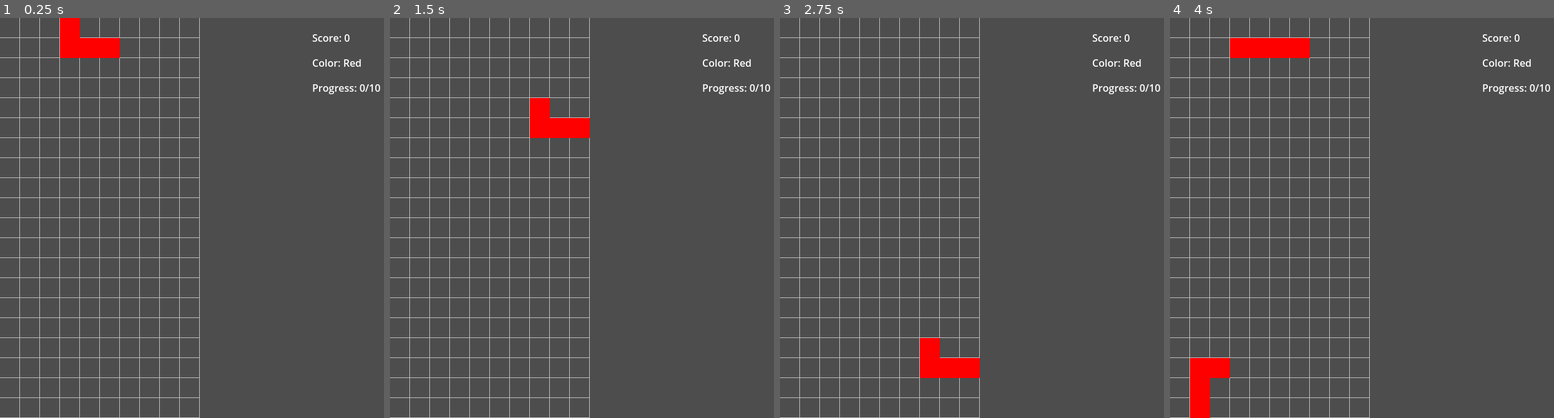
Above: before the commit, frames 1-4 (left to right).
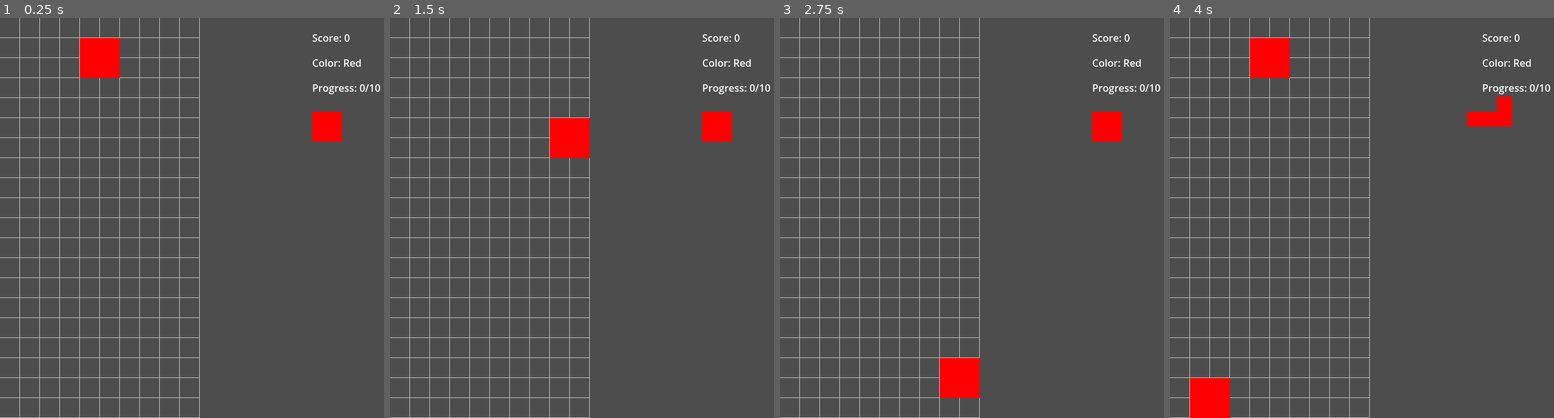
Above: after the commit, the same moments.

Repository: ChinZhengHong/Spectris
Game: Godot game, scene res://main.tscn
The game is run twice, just before and just after one commit, with the same random seed, the same clock (stepped at 60 frames per second) and the same inputs.
Inputs:
- Up to frame 1 (0.25 s): no input
- Up to frame 2 (1.5 s): tap Enter at 0.5 s; hold Right (ui_right) 0.53-1.28 s; tap Space at 1.25 s; hold Down (ui_down) from 1.28 s (still down)
- Up to frame 3 (2.75 s): release Down (ui_down) at 2.03 s; hold Right (ui_right) from 2.03 s (still down)
- Up to frame 4 (4 s): tap Enter at 2.75 s; release Right (ui_right) at 2.78 s; hold Up (ui_up) 2.78-3.53 s; tap Space at 3.5 s; hold Left (ui_left) from 3.53 s (still down)

The runs differ from the first frame. In frame 1, 1.6% of the frame differs, in the area x 15-90%, y 0-31%; in frame 2, 1.6%; in frame 3, 1.6%; in frame 4, 2.7%, in the area x 5-90%, y 5-100%.

Commit message:
next block preview

Diff:
--- a/current_piece.gd
+++ b/current_piece.gd
@@ -9,7 +9,9 @@
 var grid_position = Vector2i(4, 0)
 var block_offsets = []
 var block_colors = []
-
+var next_type = PieceData.PieceType.T
+var next_offsets = []
+var next_colors = []
 var move_direction = 0
 var das_timer = 0.0
 var arr_timer = 0.0
@@ -101,20 +103,39 @@
 func _ready():
 	_spawn_piece()
 
+func _generate_random_piece():
+	var types = PieceData.PieceType.values()
+	var type = types[randi() % types.size()]
+	var offsets = PieceData.SHAPES[type]
+
+	var base_color = game_manager.get_random_piece_color()
+	var colors = []
+	for i in range(offsets.size()):
+		colors.append(base_color)
+
+	if game_manager.should_spawn_white_block():
+		var white_index = randi() % colors.size()
+		colors[white_index] = 7
+
+	return {"type": type, "offsets": offsets, "colors": colors}
+
 func _spawn_piece():
-	var types = PieceData.PieceType.values()
-	current_type = types[randi() % types.size()]
-	block_offsets = PieceData.SHAPES[current_type]
+	if next_offsets.is_empty():
+		var first = _generate_random_piece()
+		current_type = first.type
+		block_offsets = first.offsets
+		block_colors = first.colors
+	else:
+		current_type = next_type
+		block_offsets = next_offsets
+		block_colors = next_colors
+
 	grid_position = Vector2i(4, 1)
 
-	var base_color = game_manager.get_random_piece_color()
-	block_colors = []
-	for i in range(block_offsets.size()):
-		block_colors.append(base_color)
-
-	if game_manager.should_spawn_white_block():
-		var white_index = randi() % block_colors.size()
-		block_colors[white_index] = 7
+	var upcoming = _generate_random_piece()
+	next_type = upcoming.type
+	next_offsets = upcoming.offsets
+	next_colors = upcoming.colors
 
 	if not _can_move(block_offsets, grid_position):
 		is_game_over = true
--- a/game_manager.gd
+++ b/game_manager.gd
@@ -1,7 +1,7 @@
 extends Node
 
 const TOTAL_SPECTRUM_COLORS = 7
-const LINES_TO_UNLOCK = [10, 20, 30, 40, 50, 50, 50]
+const LINES_TO_UNLOCK = [10, 15, 20, 25, 30, 35, 40]
 const BASE_FALL_TIME = 1.0
 const FALL_TIME_DECREASE = 0.1
 const MIN_FALL_TIME = 0.2
--- a/main.tscn
+++ b/main.tscn
@@ -1,8 +1,9 @@
-[gd_scene load_steps=4 format=3 uid="uid://qt2bq6qa8sws"]
+[gd_scene load_steps=5 format=3 uid="uid://qt2bq6qa8sws"]
 
 [ext_resource type="Script" path="res://board.gd" id="1_cl72v"]
 [ext_resource type="Script" path="res://current_piece.gd" id="2_mr8xx"]
 [ext_resource type="Script" path="res://game_manager.gd" id="3_k0ri4"]
+[ext_resource type="Script" path="res://next_piece_review.gd" id="4_hw73r"]
 
 [node name="Main" type="Node2D"]
 
@@ -41,4 +42,8 @@
 offset_bottom = 123.0
 text = "Progress: 0/10"
 
+[node name="NextPieceReview" type="Node2D" parent="."]
+position = Vector2(500, 150)
+script = ExtResource("4_hw73r")
+
 [connection signal="timeout" from="CurrentPiece/Timer" to="CurrentPiece" method="_on_timer_timeout"]
--- /dev/null
+++ b/next_piece_review.gd
@@ -0,0 +1,19 @@
+extends Node2D
+
+const CELL_SIZE = 24
+
+@onready var current_piece = get_node("../CurrentPiece")
+@onready var board = get_node("../Board")
+
+func _process(_delta):
+	queue_redraw()
+
+func _draw():
+	if current_piece.next_offsets.is_empty():
+		return
+
+	for i in range(current_piece.next_offsets.size()):
+		var offset = current_piece.next_offsets[i]
+		var color_id = current_piece.next_colors[i]
+		var rect = Rect2(offset.x * CELL_SIZE, offset.y * CELL_SIZE, CELL_SIZE, CELL_SIZE)
+		draw_rect(rect, board.get_color_for_id(color_id))
